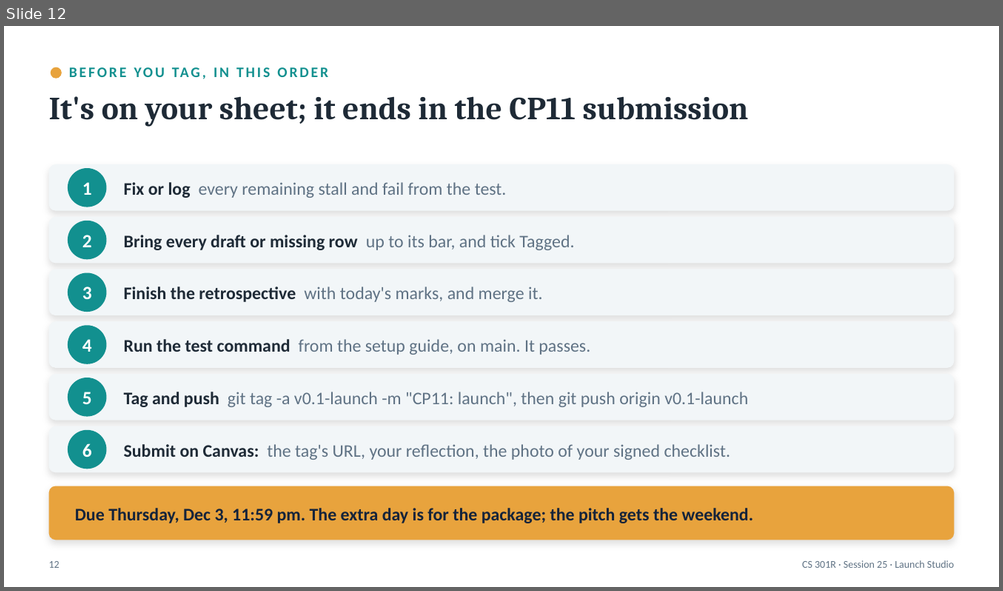
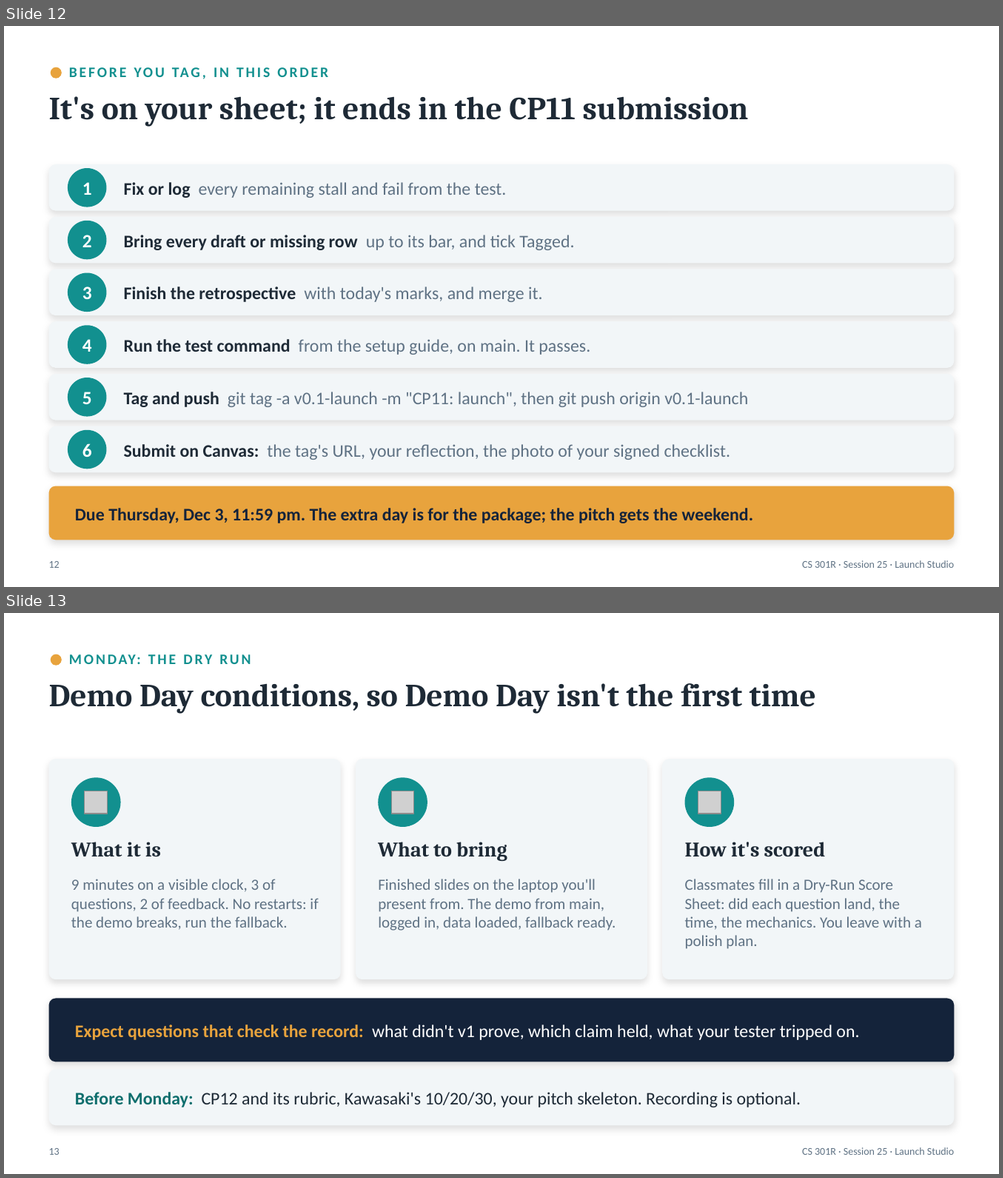
Before and after one commit to BYU-CS-Course-Ops/CS380, a slide deck: canvas_material/lectures/powerpoint/Session25-LaunchStudio.pptx. Shown one above the other, each under a label of ours: slide 12 before the commit, slides 12 and 13 after it. The pictures are 1003x591 and 1003x1178 pixels, drawn with LibreOffice and Linux fonts; fonts in the diff are those of the drawing; grey boxes stand for pictures. Boxes give left, top, right and bottom in pixels: in the first picture for what was removed or moved away, otherwise in the second. Text is boxed around its words. In the diff, an @@ line names an element or a change of style, - is before the commit and + after.

```diff
--- a/canvas_material/lectures/powerpoint/Session25-LaunchStudio.pptx
+++ b/canvas_material/lectures/powerpoint/Session25-LaunchStudio.pptx
@@ slide 13 added at <box>4,613,999,1174</box>, background #FFFFFF @@
@@ ellipse added at <box>51,654,62,666</box>, fill #E8A33D @@
@@ text added at <box>69,646,929,671</box>, 14 pt, text #12908F, bold @@
+MONDAY: THE DRY RUN
@@ text added at <box>49,683,816,714</box>, 31 pt, text #1E2A36, bold @@
+Demo Day conditions, so Demo Day isn't the first time
@@ rounded rectangle added at <box>49,759,341,979</box>, fill #F2F6F8 @@
@@ rounded rectangle added at <box>356,759,647,979</box>, fill #F2F6F8 @@
@@ rounded rectangle added at <box>662,759,953,979</box>, fill #F2F6F8 @@
@@ ellipse added at <box>71,777,121,827</box>, fill #12908F @@
@@ ellipse added at <box>378,777,427,827</box>, fill #12908F @@
@@ ellipse added at <box>685,777,734,827</box>, fill #12908F @@
@@ picture added at <box>85,791,107,814</box> @@
@@ picture added at <box>391,791,414,814</box> @@
@@ picture added at <box>698,791,720,814</box> @@
@@ text added at <box>71,842,161,857</box>, 20 pt, text #1E2A36, bold @@
+What it is
@@ text added at <box>378,842,507,861</box>, 20 pt, text #1E2A36, bold @@
+What to bring
@@ text added at <box>685,842,825,857</box>, 20 pt, text #1E2A36, bold @@
+How it's scored
@@ text added at <box>71,879,318,930</box>, 15 pt, text #5F7284 @@
+9 minutes on a visible clock, 3 of questions, 2 of feedback. No restarts: if the demo breaks, run the fallback.
@@ text added at <box>378,879,615,930</box>, 15 pt, text #5F7284 @@
+Finished slides on the laptop you'll present from. The demo from main, logged in, data loaded, fallback ready.
@@ text added at <box>685,879,922,949</box>, 15 pt, text #5F7284 @@
+Classmates fill in a Dry-Run Score Sheet: did each question land, the time, the mechanics. You leave with a polish plan.
@@ rounded rectangle added at <box>49,998,953,1061</box>, fill #14233A @@
@@ text added at <box>75,1024,859,1040</box>, 17 pt, text #FFFFFF @@
+Expect questions that check the record: what didn't v1 prove, which claim held, what your tester tripped on.
@@ rounded rectangle added at <box>49,1069,953,1125</box>, fill #F2F6F8 @@
@@ text added at <box>75,1092,800,1107</box>, 17 pt, text #1E2A36 @@
+Before Monday: CP12 and its rubric, Kawasaki's 10/20/30, your pitch skeleton. Recording is optional.
@@ text added at <box>49,1148,60,1155</box>, 10 pt, text #5F7284 @@
+13
@@ text added at <box>802,1147,953,1155</box>, 10 pt, text #5F7284 @@
+CS 301R · Session 25 · Launch Studio
```
Also in this commit, not shown: 4 slides changed, 17 other files.
